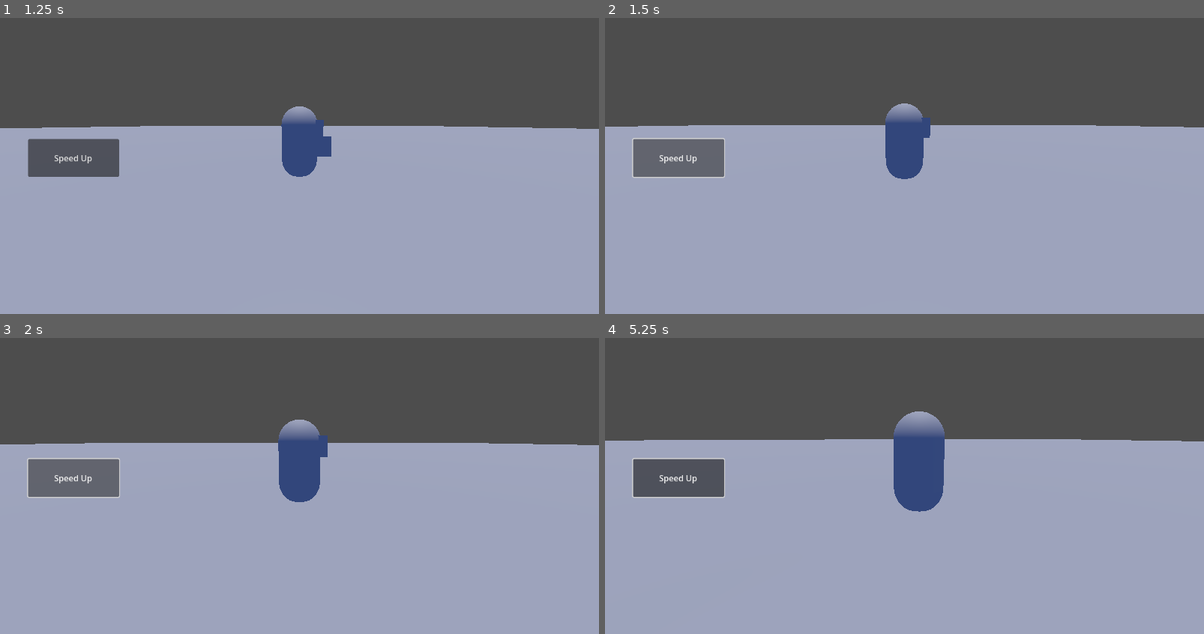
Above: before the commit, frames 1-4 (two rows, left to right).
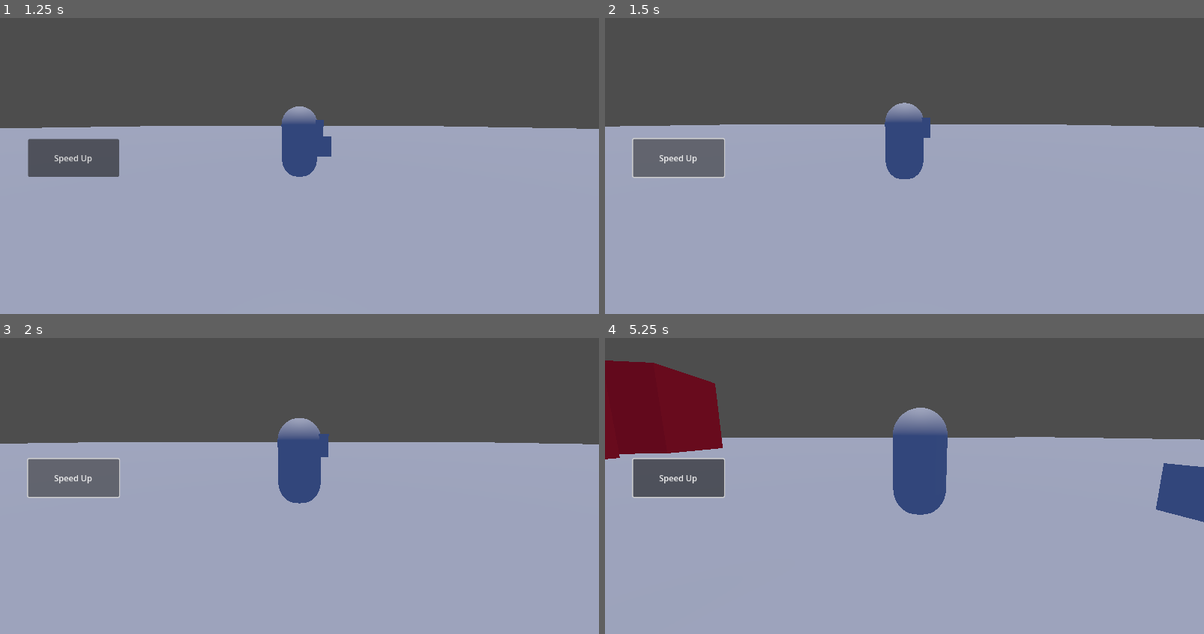
Above: after the commit, the same moments.

Repository: lmerhand/GameJamChevalierQuiCourt
Game: Godot game, scene res://Level/test_level.tscn
Two runs of this game, one before a commit and one after it. Both use one fixed random seed, a clock stepped at 60 frames per second and the inputs below. This scene is started directly instead of the project's main scene.
Inputs (mouse positions are in pixels of both pictures, inside the frame that each line leads up to):
- Up to frame 1 (1.25 s): move the mouse to (431, 127) at 0.52 s; hold D (right) from 0.53 s (still down); hold Right mouse button (right_click) from 0.53 s (still down)
- Up to frame 2 (1.5 s): release D (right) at 1.25 s; release Right mouse button (right_click) at 1.25 s; click "Speed Up" at 1.25 s
- Up to frame 3 (2 s): no input
- Up to frame 4 (5.25 s): move the mouse to (784, 483) at 2.02 s; hold S (down) 2.03-2.78 s; right-click (784, 483) at 2.1 s; move the mouse to (964, 391) at 2.77 s; hold D (right) 2.78-3.53 s; hold Right mouse button (right_click) 2.78-3.53 s; move the mouse to (898, 471) at 3.52 s; hold W (up) 3.53-4.28 s; right-click (898, 471) at 3.6 s; move the mouse to (1084, 515) at 4.27 s; hold A (left) 4.28-5.03 s; hold Right mouse button (right_click) 4.28-5.03 s; move the mouse to (856, 462) at 5.02 s; hold W (up) from 5.03 s (still down); right-click (856, 462) at 5.1 s

Frame 1 is identical in both runs. In frame 2, 0.2% of the frame differs, in the area x 2-100%, y 28-55%; in frame 3, 0.4%; in frame 4, 7.5%, in the area x 0-100%, y 7-63%.

Commit message:
destructible objects

Diff:
--- a/Core/GlobalSignal.gd
+++ b/Core/GlobalSignal.gd
@@ -1,3 +1,4 @@
 extends Node
+@warning_ignore("unused_signal")
 # regroupe tous les signaux du projet
-signal broke_an_obstacle(float)
+signal broke_an_obstacle()
--- a/Entity/Player/player.gd
+++ b/Entity/Player/player.gd
@@ -9,6 +9,11 @@
 @export var rotation_speed := 12.0
 
 var current_speed : float
+
+var _palliers_max = {0:2, 1:10, 2:10, 3:10, 4:10}
+var _current_palliers = {0:0, 1:0, 2:0, 3:0, 4:0}
+var _current_objects_destroyed = 0
+var _current_pallier = 0
 
 var _camera_new_fov = 75.0
 var _camera_input_direction = Vector2.ZERO
@@ -63,10 +68,13 @@
 	_skin.global_rotation.y = lerp_angle(_skin.rotation.y, target_angle, rotation_speed * delta)
 	_camera.fov = lerp(_camera.fov, _camera_new_fov, delta)
 
-func speed_up(acc : float):
-	move_speed += acc
-	acceleration += acc
-	_camera_new_fov = clamp(_camera_new_fov* 1.05,75.0,179.0)
-
-#acceleration on slope
-#calculates speed
+func speed_up():
+	if _current_objects_destroyed+1 == _palliers_max[_current_pallier]:
+		move_speed = 10
+		acceleration += 10
+		_camera_new_fov = clamp(_camera_new_fov* 1.1,75.0,179.0)
+		_current_objects_destroyed = 1
+		_current_pallier =clamp(_current_pallier + 1, 0, 4)
+	else:
+		_current_objects_destroyed += 1
+	_current_palliers[_current_pallier] = _current_objects_destroyed
--- /dev/null
+++ b/Level/Object/destructible_object.gd
@@ -0,0 +1,10 @@
+extends Node3D
+@export_enum("Marche","Marche Rapide","Court","Galope","Fly") var category
+
+func _on_area_3d_body_entered(body: Node3D) -> void:
+	if body.is_class("CharacterBody3D"):
+		if body._current_pallier >= category:
+			GlobalSignal.broke_an_obstacle.emit()
+			self.queue_free()
+		else:
+			print("too slow!")
--- /dev/null
+++ b/Level/Object/destructible_object.tscn
@@ -0,0 +1,28 @@
+[gd_scene load_steps=5 format=3 uid="uid://bca42tk2suc1s"]
+
+[ext_resource type="Script" uid="uid://6oq6tjvhi31w" path="res://Level/Object/destructible_object.gd" id="1_2od34"]
+
+[sub_resource type="BoxMesh" id="BoxMesh_pmx6j"]
+
+[sub_resource type="StandardMaterial3D" id="StandardMaterial3D_21np3"]
+albedo_color = Color(1, 0.12156863, 0.13725491, 1)
+
+[sub_resource type="CylinderShape3D" id="CylinderShape3D_4ore0"]
+height = 1.1425781
+radius = 0.96972656
+
+[node name="DestructibleObject" type="Node3D"]
+script = ExtResource("1_2od34")
+category = 4
+
+[node name="MeshInstance3D" type="MeshInstance3D" parent="."]
+transform = Transform3D(4, 0, 0, 0, 4, 0, 0, 0, 4, 0, 2, 0)
+mesh = SubResource("BoxMesh_pmx6j")
+surface_material_override/0 = SubResource("StandardMaterial3D_21np3")
+
+[node name="Area3D" type="Area3D" parent="."]
+
+[node name="CollisionShape3D" type="CollisionShape3D" parent="Area3D"]
+shape = SubResource("CylinderShape3D_4ore0")
+
+[connection signal="body_entered" from="Area3D" to="." method="_on_area_3d_body_entered"]
--- a/Level/test_level.tscn
+++ b/Level/test_level.tscn
@@ -1,7 +1,8 @@
-[gd_scene load_steps=7 format=3 uid="uid://cx861wjgdrxpq"]
+[gd_scene load_steps=8 format=3 uid="uid://kb33k8e88owy"]
 
 [ext_resource type="PackedScene" uid="uid://cai6mvn1ydr3q" path="res://Entity/Player/player.tscn" id="1_httya"]
 [ext_resource type="PackedScene" uid="uid://bv1flwbdpmr6i" path="res://GUI/speed_up_button.tscn" id="2_lob7s"]
+[ext_resource type="PackedScene" uid="uid://bca42tk2suc1s" path="res://Level/Object/destructible_object.tscn" id="3_5yf1o"]
 
 [sub_resource type="Environment" id="Environment_httya"]
 ambient_light_source = 3
@@ -36,3 +37,15 @@
 mesh = SubResource("BoxMesh_lguof")
 
 [node name="SpeedUpButton" parent="." instance=ExtResource("2_lob7s")]
+
+[node name="DestructibleObject" parent="." instance=ExtResource("3_5yf1o")]
+transform = Transform3D(1, 0, 0, 0, 1, 0, 0, 0, 1, 0.28427124, 0.5764723, 14.402649)
+category = 0
+
+[node name="DestructibleObject2" parent="." instance=ExtResource("3_5yf1o")]
+transform = Transform3D(1, 0, 0, 0, 1, 0, 0, 0, 1, -5.7157288, 0.5764723, 14.402649)
+category = 0
+
+[node name="DestructibleObject3" parent="." instance=ExtResource("3_5yf1o")]
+transform = Transform3D(1, 0, 0, 0, 1, 0, 0, 0, 1, 6.2842712, 0.5764723, 14.402649)
+category = 0
Not shown, added: Level/Object/destructible_object.gd.uid
